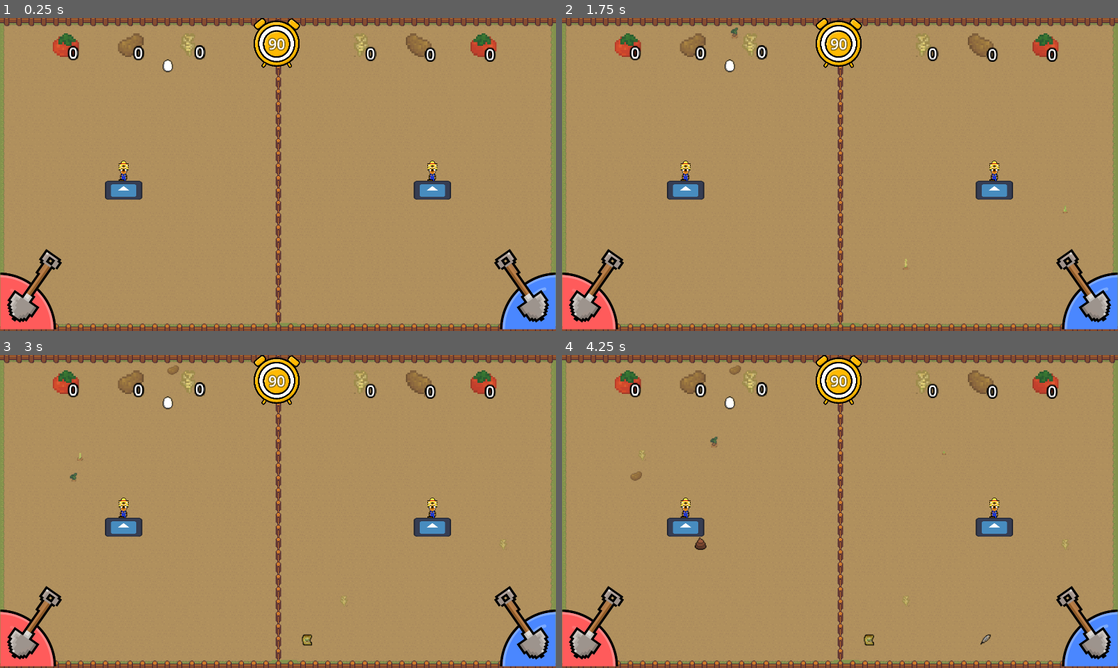
Above: before the commit, frames 1-4 (two rows, left to right).
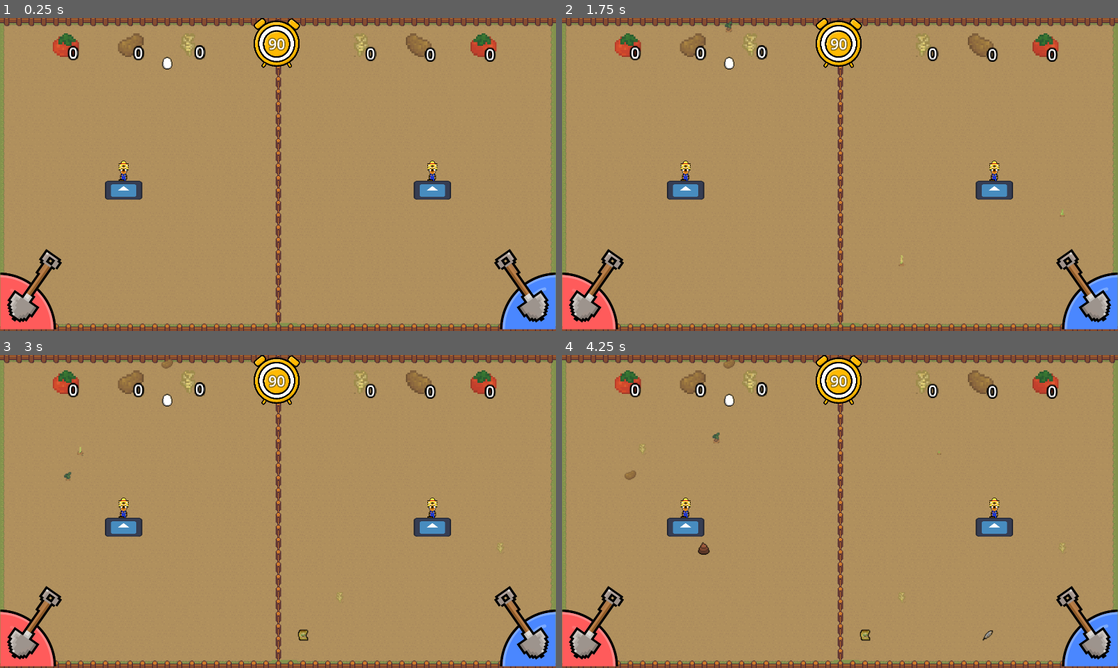
Above: after the commit, the same moments.

Repository: chwebb02/TigerHacks-2024
Game: Godot game, scene res://scenes/Main.tscn
Two runs of this game, one before a commit and one after it. Both use one fixed random seed, a clock stepped at 60 frames per second and the inputs below. The engine's default icon, where the game draws it, is replaced by a stand-in: a white triangle on a blue panel in a dark square.
Inputs:
- Up to frame 1 (0.25 s): no input
- Up to frame 2 (1.75 s): tap Enter at 0.5 s; tap Space at 1.25 s
- Up to frame 3 (3 s): tap Enter at 2 s; tap Space at 2.75 s
- Up to frame 4 (4.25 s): no input

The runs differ from the first frame. In frame 1, less than 0.1% of the frame differs, in the area x 29-32%, y 12-18%; in frame 2, 0.1%; in frame 3, 0.3%; in frame 4, 0.5%, in the area x 11-91%, y 1-93%.

Commit message:
crops now grow in a grid, also added more signals to player controller

Diff:
--- a/scenes/Main.tscn
+++ b/scenes/Main.tscn
@@ -1,9 +1,9 @@
-[gd_scene load_steps=9 format=3 uid="uid://c07twggditpvf"]
+[gd_scene load_steps=10 format=4 uid="uid://c07twggditpvf"]
 
 [ext_resource type="Script" path="res://scripts/level.gd" id="1_0dd0i"]
 [ext_resource type="PackedScene" uid="uid://e3kjyvk13fha" path="res://scenes/Player.tscn" id="1_aj61n"]
 [ext_resource type="Script" path="res://scripts/debuff_spawner.gd" id="2_14sld"]
-[ext_resource type="PackedScene" uid="uid://dl6eue6y2saqx" path="res://scenes/Fence.tscn" id="3_0dk6v"]
+[ext_resource type="PackedScene" uid="uid://v51d461hmuy7" path="res://scenes/Fence.tscn" id="3_0dk6v"]
 [ext_resource type="Script" path="res://scripts/power_up_spawner.gd" id="3_ijjja"]
 [ext_resource type="PackedScene" uid="uid://d1fglwj1m1g23" path="res://scenes/Tile_Map.tscn" id="3_yjyw0"]
 [ext_resource type="Script" path="res://scripts/crop_spawner.gd" id="4_b0mn1"]
--- a/scripts/level.gd
+++ b/scripts/level.gd
@@ -1,4 +1,6 @@
 extends Node2D
+
+@export var snap_entities_to_grid: bool = true
 
 @export var min_item_x: int
 @export var max_item_x: int
@@ -17,4 +19,7 @@
 	else:
 		dir = Vector2(randf_range(max_center_x, max_item_x), randf_range(min_item_y, max_item_y))
 
+	if snap_entities_to_grid:
+		dir = Vector2(snapped(dir.x, 32), snapped(dir.y, 32))
+
 	return [dir, turn]
--- a/scripts/playerController.gd
+++ b/scripts/playerController.gd
@@ -117,7 +117,7 @@
 		i += 1
 
 	if multitool_enabled:
-		emit_signal("switch_to_tool", "multitool")
+		emit_signal("switch_to_tool", "all")
 		return
 
 	emit_signal("switch_to_tool", tools[tool_cursor])
--- a/scripts/power_up_spawner.gd
+++ b/scripts/power_up_spawner.gd
@@ -2,7 +2,7 @@
 
 @export var all_power_up_spawn_chance: int = 1
 @export var all_power_up_spawn_opportunities: int = 600
-@export var power_up_rate: Dictionary = {"multitool": 10, "feather": 60, "fertilizer": 30}
+@export var power_up_rate: Dictionary = {"multitool": 20, "feather": 50, "fertilizer": 30}
 
 var power_up_scene: PackedScene = preload("res://scenes/Power_Up.tscn")
 
Renamed: assets/tools/multitool.png -> assets/Powerups/multitool.png
Not shown, changed: assets/Powerups/multitool.png.import
